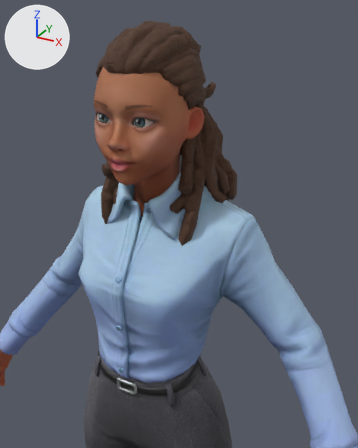
Renders of the glTF model public/models/janice.glb from each side of a commit.
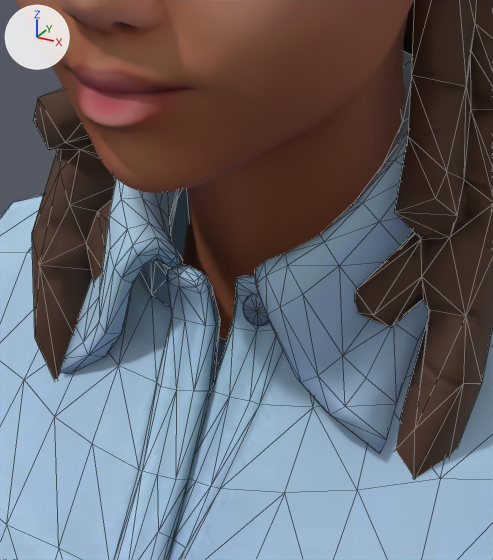
There are two pictures of each version: one from a 50 mm camera at (0.45, -0.756, 1.79) aimed at (0.094, -0.109, 1.466), one close up on the part from 26% to 56% of the width and 32% to 59% of the height. Arrows for +X, +Y and +Z are at upper left; the lights stay in place. The close-ups show mesh edges as thin lines. Vertices at the same position are counted once.

Before the edit, the objects in view are built like this:
```python
me_wolf3d_head = bpy.data.meshes.new('Wolf3D_Head')
me_wolf3d_head.from_pydata(...)  # 2060 vertices, 4094 faces; spans x -0.091..0.091, y -0.151..0.056, z 1.432..1.743
me_wolf3d_head.materials.append(mat_wolf3d_skin)  # picture img_basecolor_001
me_wolf3d_outfit_top = bpy.data.meshes.new('Wolf3D_Outfit_Top')
me_wolf3d_outfit_top.from_pydata(...)  # 1335 vertices, 2592 faces; spans x -0.438..0.438, y -0.16..0.083, z 0.998..1.545
me_wolf3d_outfit_top.materials.append(mat_wolf3d_outfit_top)
me_wolf3d_teeth = bpy.data.meshes.new('Wolf3D_Teeth')
me_wolf3d_teeth.from_pydata(...)  # 77 vertices, 100 faces; spans x -0.0273..0.0273, y -0.1368..-0.0715, z 1.5466..1.5819
me_wolf3d_teeth.materials.append(mat_wolf3d_teeth)  # picture img_wolf3d_teeth
ob_wolf3d_head = bpy.data.objects.new('Wolf3D_Head', me_wolf3d_head)
ob_wolf3d_head.location = (0.0, 0.0, 0.0)
ob_wolf3d_outfit_top = bpy.data.objects.new('Wolf3D_Outfit_Top', me_wolf3d_outfit_top)
ob_wolf3d_outfit_top.location = (0.0, 0.0, 0.0)
ob_wolf3d_teeth = bpy.data.objects.new('Wolf3D_Teeth', me_wolf3d_teeth)
ob_wolf3d_teeth.location = (0.0, 0.0, 0.0)
# also in view: 'Wolf3D_Hair' at (0.003, 0.01, 1.589)
```
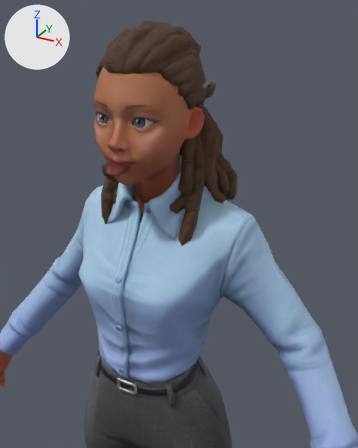
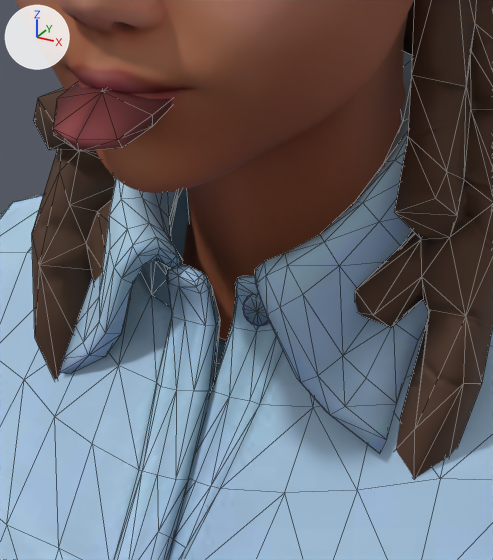
The newer file adds a shape key; the second version is drawn at full value of the shape key 'tongueOut' of 'Wolf3D_Teeth', and the change is written as the vertex moves it makes.

Where the change shows, as pixel boxes (x1, y1, x2, y2) in the close-ups (493 x 560 px):
'Wolf3D_Teeth', reshaped (not visible before)
    after: (53, 83, 172, 152)

The change, as a list of edits to the scene's bpy script:
```text
Change me_wolf3d_teeth:
    used by ob_wolf3d_teeth; location = (0.0, 0.0, 0.0)
    remove me_wolf3d_teeth.from_pydata(...)  # 77 vertices, 100 faces; spans x -0.0273..0.0273, y -0.1368..-0.0715, z 1.5466..1.5819
    add me_wolf3d_teeth.from_pydata(...)  # 77 vertices, 100 faces; spans x -0.0273..0.0273, y -0.1586..-0.0952, z 1.5462..1.5819
    me_wolf3d_teeth part 1: 17 of 77 vertices moved; they spanned x -0.0199..0.0199, y -0.1213..-0.0715, z 1.5585..1.5702 and now span x -0.0199..0.0199, y -0.1586..-0.1044, z 1.5462..1.5697; mean shift (0.0, -0.0373, -0.0065); largest move (0.0, -0.1002, 1.5688) -> (0.0, -0.1431, 1.5631)
```
